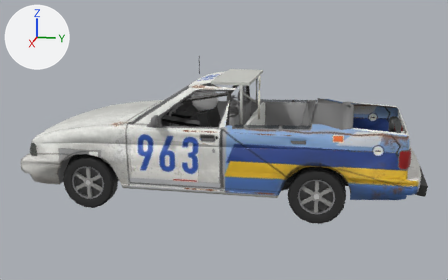
The glTF model public/cars/field/models/963.glb as it was, and as the next commit left it.
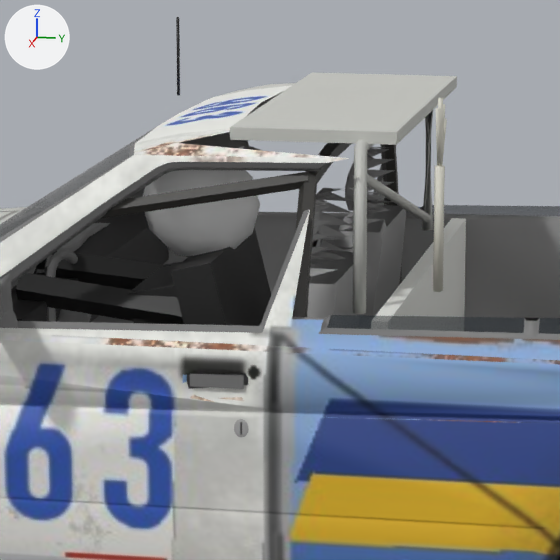
Each version is shown whole from a 50 mm lens placed at (6.76, 1.47, 2.32), pointed at (0.03, 0.12, 0.64), then close up on the part from 35% to 64% of the width and 19% to 65% of the height. Every picture has the same lights, and +X, +Y and +Z are marked at upper left. The older version's two pictures come first. Vertices at exactly the same position are counted once.

The first close-up shows 'body'.
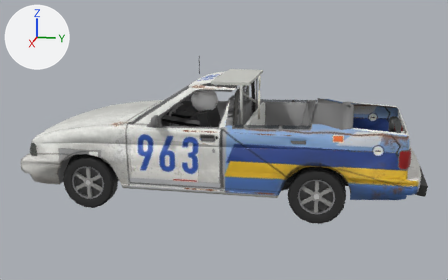
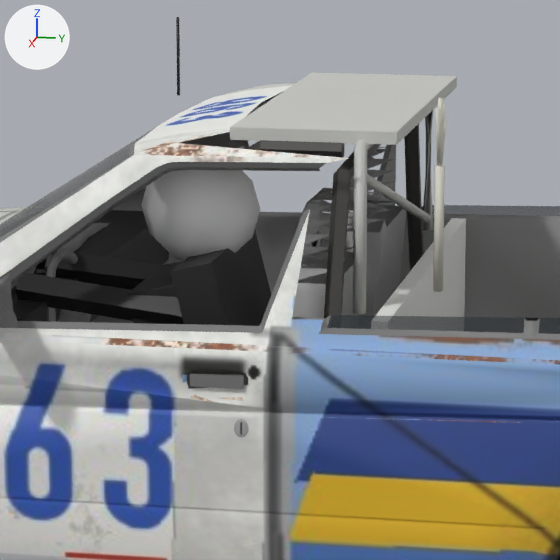
The change, as a list of edits to the scene's bpy script:
```text
Change me_body_mesh:
    used by ob_body; location = (0.0, 0.0, 0.0)
    remove me_body_mesh.from_pydata(...)  # 3856 vertices, 6852 faces; spans x -0.99..0.99, y -2.1..2.28, z 0.25..1.58
    add me_body_mesh.from_pydata(...)  # 3851 vertices, 6842 faces; spans x -0.99..0.99, y -2.1..2.28, z 0.25..1.58
    me_body_mesh part 1: the loose piece of 42 vertices spanning x 0.23..0.49, y -0.18..0.12, z 1.03..1.31 is moved by (0.0, 0.0, -0.01)
    me_body_mesh part 2: the loose piece of 75 vertices spanning x -0.76..0.76, y 0.26..0.31, z 0.67..1.32 is rebuilt with 40 vertices and now spans x -0.74..0.74, y 0.34..0.38, z 0.68..1.32
    me_body_mesh part 3: a new loose piece of 25 vertices spanning x 0.48..0.57, y -0.27..0.36, z 1.17..1.35, in mat_car963_livery (picture img_livery)
    me_body_mesh part 4
    10 vertices are removed from x 0.55..0.63, y -0.27..0.29, z 1.16..1.29
    16 faces are deleted
    other edits to the shape of me_body_mesh do not show in these pictures
```

Where the change shows, as pixel boxes [x1, y1, x2, y2] in the close-ups (560 x 560 px; the box of a moved part takes in the faces that stretch with it):
part 1 of me_body_mesh, moved or reshaped: before [143, 170, 260, 257]; after [141, 170, 260, 260]
part 2 of me_body_mesh, rebuilt: before [292, 143, 402, 317]; after [324, 124, 424, 318]
part 3 of me_body_mesh, added: after [246, 140, 344, 158]
part 4 of me_body_mesh, deleted: before [100, 172, 308, 219]
